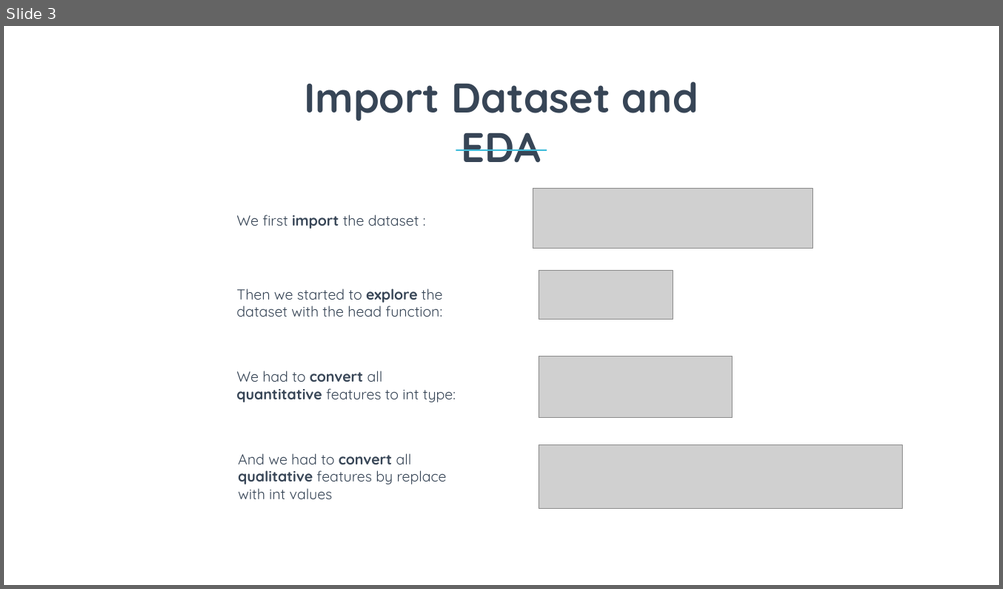
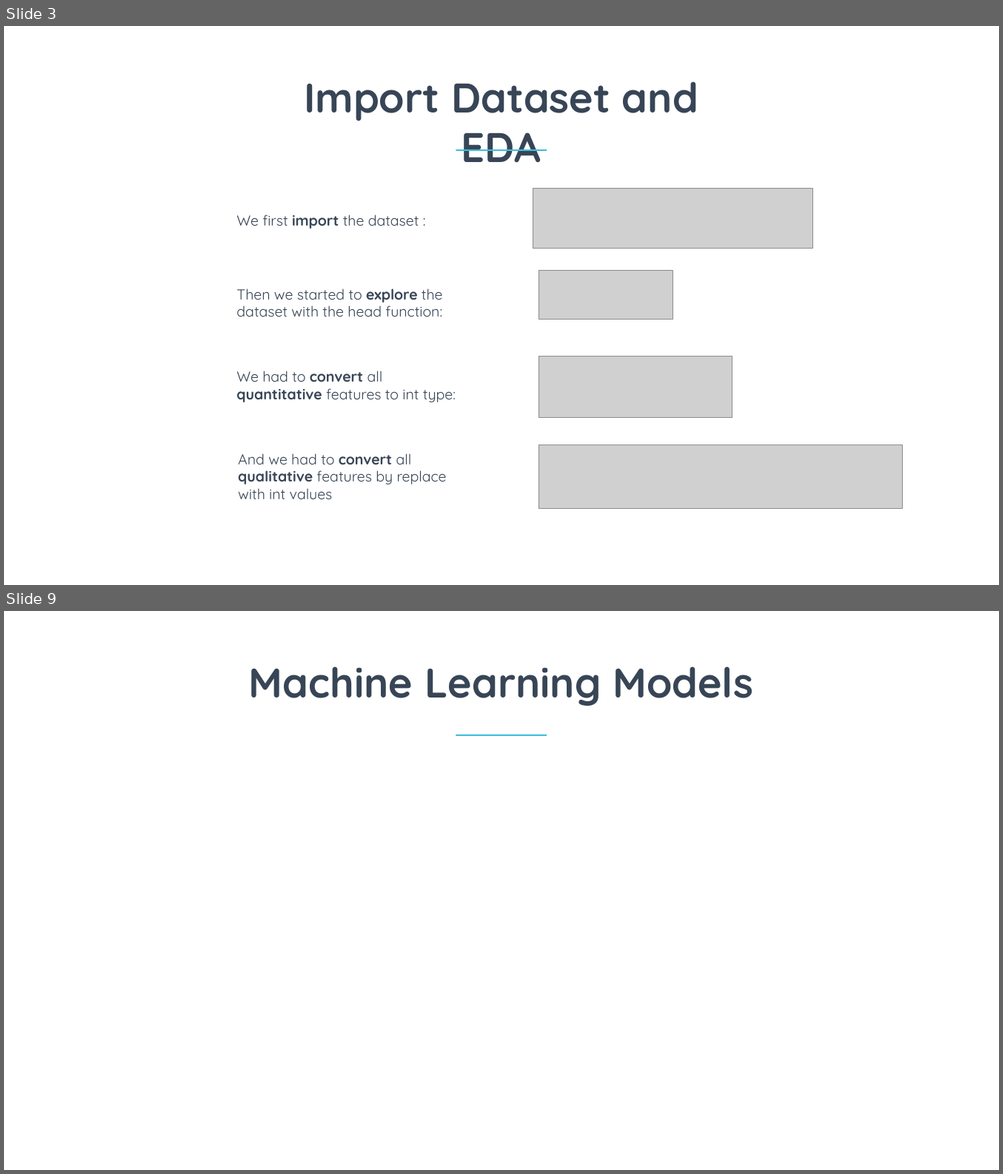
Before and after one commit to Aursen/ObesityAnalysis, a slide deck: Report.pptx. Shown one above the other, each under a label of ours: slide 3 before the commit, slides 3 and 9 after it; the slides between them are not shown. The pictures are 1003x589 and 1003x1174 pixels, drawn with LibreOffice and Linux fonts; fonts in the diff are those of the drawing; grey boxes stand for pictures. Boxes give left, top, right and bottom in pixels: in the first picture for what was removed or moved away, otherwise in the second. Text is boxed around its words. In the diff, an @@ line names an element or a change of style, - is before the commit and + after.

```diff
--- a/Report.pptx
+++ b/Report.pptx
@@ slide 9 added at (4, 611, 999, 1170), background #FFFFFF @@
@@ text added at (249, 667, 753, 706), 80 pt, text #374556, bold @@
+Machine Learning Models
@@ rectangle added at (455, 735, 546, 736), fill #41BDDB @@
```
Also in this commit, not shown: 1 slide changed, 4 other slides added, 3 slides removed, 1 other file.
